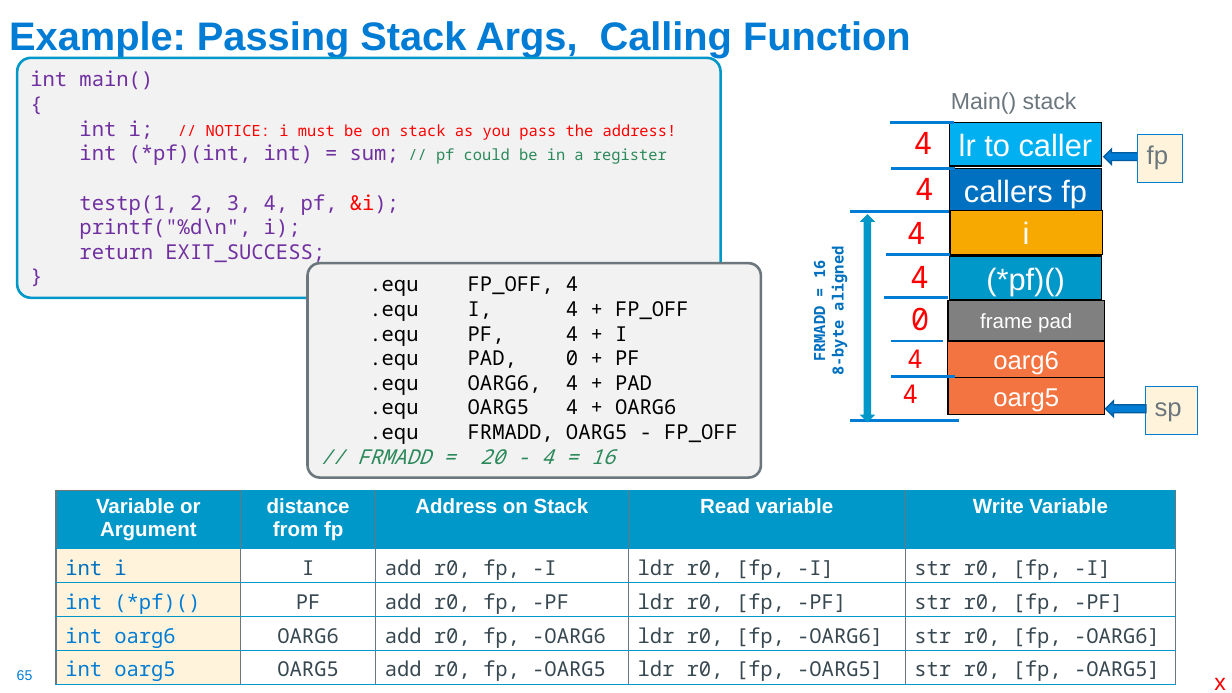
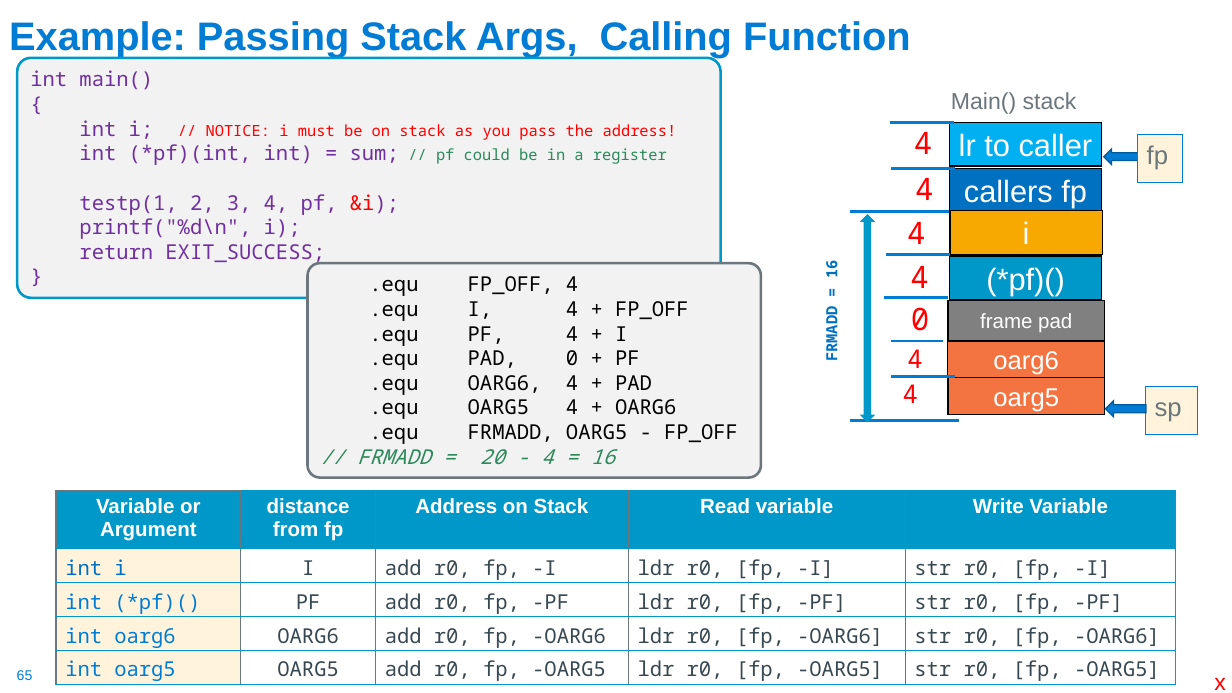
Before and after one commit to cse30-sp24/Muller-Slides, a slide deck: slide 65 of 07-Arm-Part4.pptx. Drawn at 1232x693 pixels with LibreOffice and Linux fonts; fonts in the diff are those of the drawing. Boxes give left, top, right and bottom in pixels: in the first picture for what was removed or moved away, otherwise in the second. Text is boxed around its words. In the diff, an @@ line names an element or a change of style, - is before the commit and + after.

```diff
--- a/07-Arm-Part4.pptx
+++ b/07-Arm-Part4.pptx
@@ text "FRMADD = 16" moved from (x1=809, y1=252, x2=848, y2=374) to (x1=821, y1=261, x2=842, y2=360) @@
@@ text at (x1=827, y1=252, x2=848, y2=374): paragraph removed @@
-8-byte aligned
```
Also in this commit, not shown: 3 other slides changed, 3 other files.
